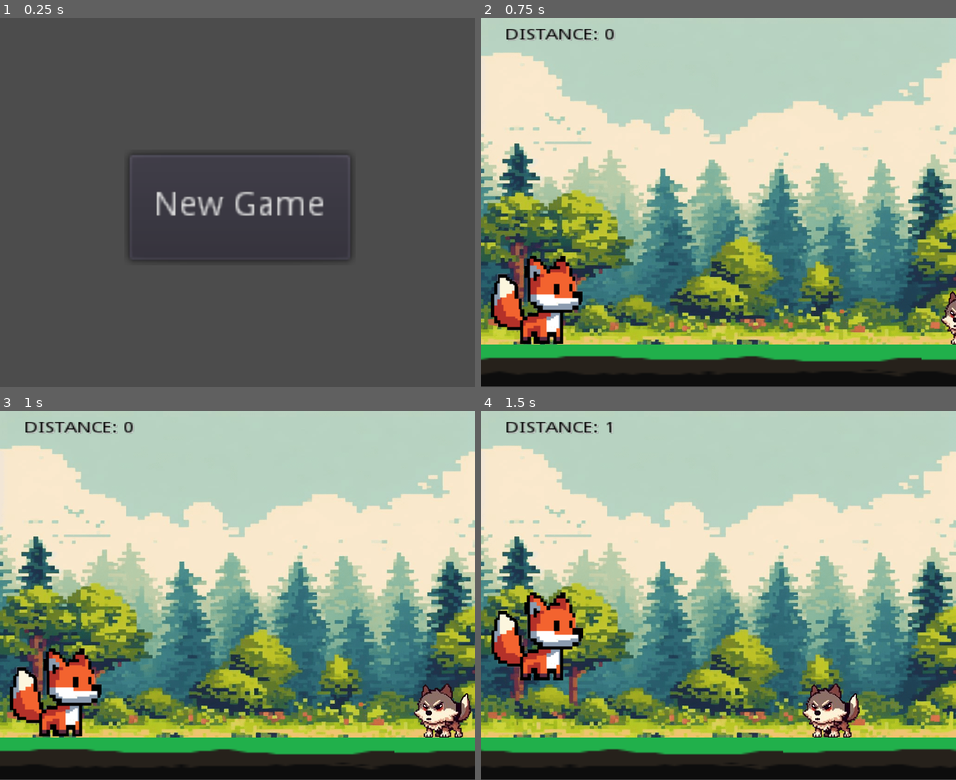
Above: before the commit, frames 1-4 (two rows, left to right).
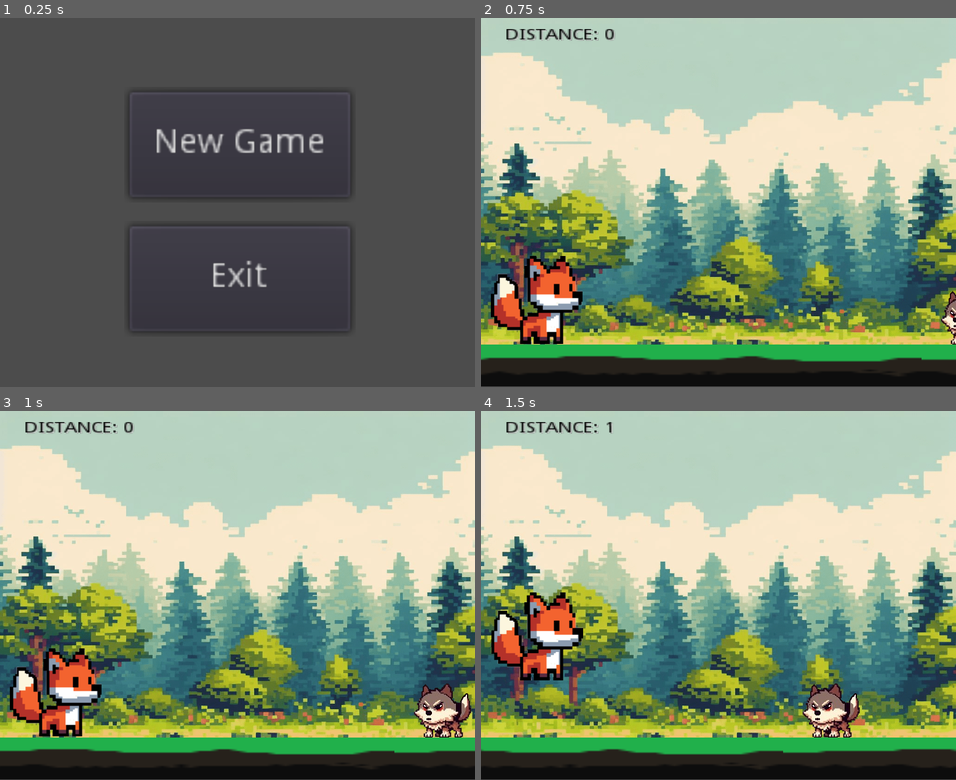
Above: after the commit, the same moments.

Repository: KitsuneFolk/FlappingFox
Game: Godot game, scene res://Menu.tscn
Same seed, same stepped clock (60 frames per second), same inputs: the game is played once before the commit and once after it.
Inputs:
- Up to frame 1 (0.25 s): no input
- Up to frame 2 (0.75 s): click "New Game" at 0.5 s
- Up to frame 3 (1 s): no input
- Up to frame 4 (1.5 s): hold Space (ui_up) from 1.28 s (still down)

The runs differ from the first frame. In frame 1, 2.9% of the frame differs, in the area x 26-75%, y 19-86%; in frame 2, nothing differs; in frame 3, nothing differs; in frame 4, nothing differs.

Commit message:
Added Exit button to the menu

Diff:
--- a/Menu.tscn
+++ b/Menu.tscn
@@ -13,8 +13,18 @@
 anchor_right = 15.507
 anchor_bottom = 6.593
 margin_left = 210.0
-margin_top = 222.0
+margin_top = 120.0
 margin_right = -320.28
-margin_bottom = 1.27997
+margin_bottom = -100.72
 rect_scale = Vector2( 4, 4 )
 text = "New Game"
+
+[node name="ExitButton" type="Button" parent="."]
+anchor_right = 15.507
+anchor_bottom = 6.593
+margin_left = 210.0
+margin_top = 338.0
+margin_right = -320.28
+margin_bottom = 117.28
+rect_scale = Vector2( 4, 4 )
+text = "Exit"
--- a/scripts/Menu.gd
+++ b/scripts/Menu.gd
@@ -2,6 +2,10 @@
 
 func _ready():
 	$NewGameButton.connect("pressed", self, "_on_PlayButton_pressed")
+	$ExitButton.connect("pressed", self, "_on_ExitButton_pressed")
 
 func _on_PlayButton_pressed():
 	get_tree().change_scene("res://Game.tscn")
+
+func _on_ExitButton_pressed():
+	get_tree().quit()
